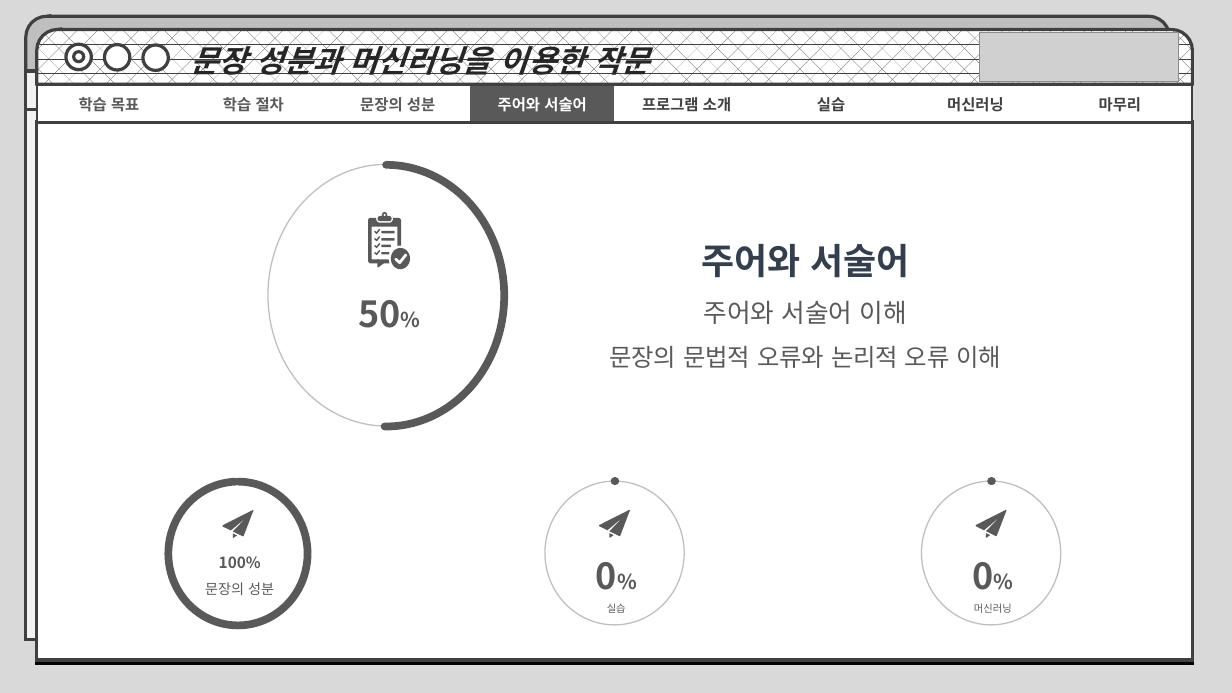
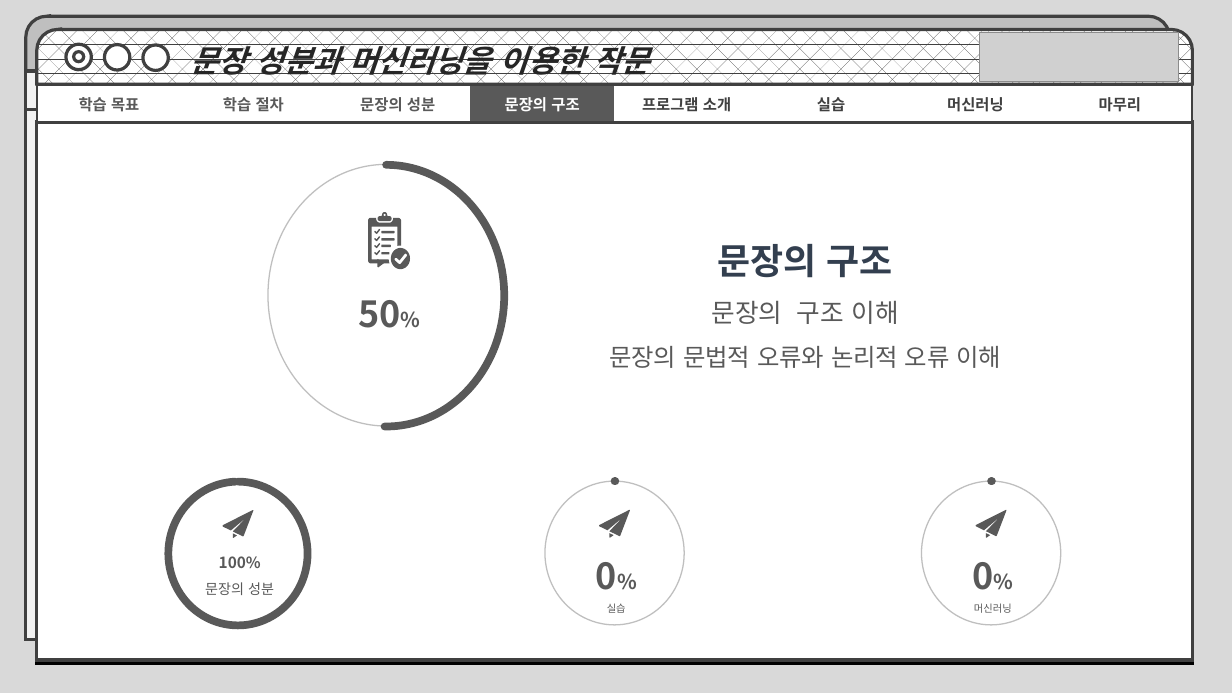
Before and after one commit to MachineLearningPython/E.Korean-Subject-and-Predicate, a slide deck: slide 8 of 문장의 성분과 머신러닝을 통한 작문.pptx. Drawn at 1232x693 pixels with LibreOffice and Linux fonts; fonts in the diff are those of the drawing; grey boxes stand for pictures. Boxes give left, top, right and bottom in pixels: in the first picture for what was removed or moved away, otherwise in the second. Text is boxed around its words. In the diff, an @@ line names an element or a change of style, - is before the commit and + after.

```diff
--- a/문장의 성분과 머신러닝을 통한 작문.pptx
+++ b/문장의 성분과 머신러닝을 통한 작문.pptx
@@ table at (37, 85, 1190, 372) @@
-row 1, column 4: 주어와 서술어
+row 1, column 4: 문장의 구조
@@ text at (712, 244, 898, 324): text changed @@
-주어와 서술어
-주어와 서술어 이해
+문장의 구조
+문장의 구조 이해
```
Also in this commit, not shown: 17 other slides changed, 4 slides added, 1 other file.
